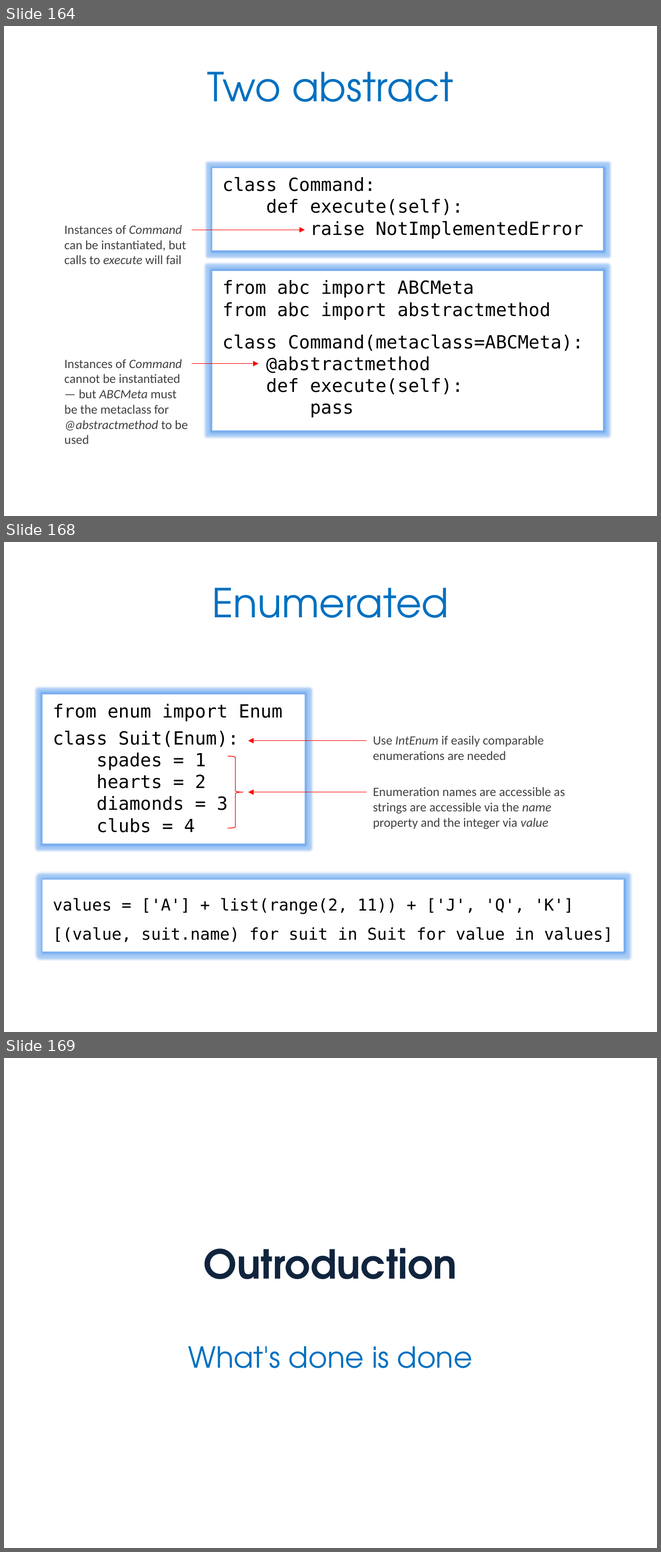
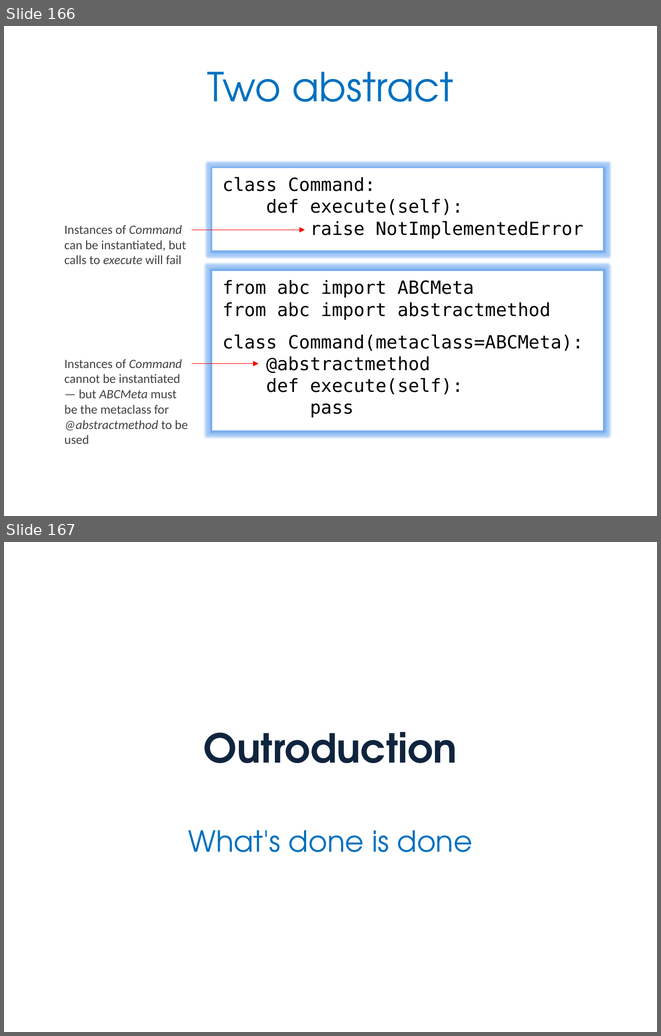
Before and after one commit to JonJagger/two-day-courses, a slide deck: pf/Python Foundation.pptx. Shown one above the other, each under a label of ours: slides 164, 168 and 169 before the commit, slides 166 and 167 after it; the slides between them are not shown. The pictures are 661x1552 and 661x1036 pixels, drawn with LibreOffice and Linux fonts; fonts in the diff are those of the drawing. Boxes give left, top, right and bottom in pixels: in the first picture for what was removed or moved away, otherwise in the second. Text is boxed around its words. In the diff, an @@ line names an element or a change of style, - is before the commit and + after.

Commit message:
Updates from Kevlin: Some minor wording changes and code clarifications. Added a Useful Links slide at the end of History, Style & Culture. Added a slide to illustrate comprehension version of filter examples in Iteration. Slides removed from end of Classes & Objects (for advanced course)

```diff
--- a/pf/Python Foundation.pptx
+++ b/pf/Python Foundation.pptx
@@ slide 168 removed at [4, 542, 657, 1032], background #FFFFFF @@
@@ title removed at [212, 588, 449, 618] @@
-Enumerated
@@ rectangle removed at [43, 694, 305, 843] @@
-from enum import Enum
-class Suit(Enum):
-spades = 1
-hearts = 2
-diamonds = 3
-clubs = 4
@@ arrow removed from (367, 741) to (248, 741) @@
@@ text removed at [373, 735, 544, 760] @@
-Use IntEnum if easily comparable enumerations are needed
@@ left brace removed at [228, 756, 244, 828] @@
@@ arrow removed from (367, 792) to (248, 792) @@
@@ text removed at [373, 787, 565, 829] @@
-Enumeration names are accessible as strings are accessible via the name property and the integer via value
@@ rectangle removed at [43, 880, 624, 951] @@
-values = ['A'] + list(range(2, 11)) + ['J', 'Q', 'K']
-[(value, suit.name) for suit in Suit for value in values]
@@ what was slide 164 is now slide 166 @@
@@ what was slide 169 is now slide 167 @@
```
Also in this commit, not shown: 11 slides changed, 2 slides added, 3 other slides removed, 1 other file.
